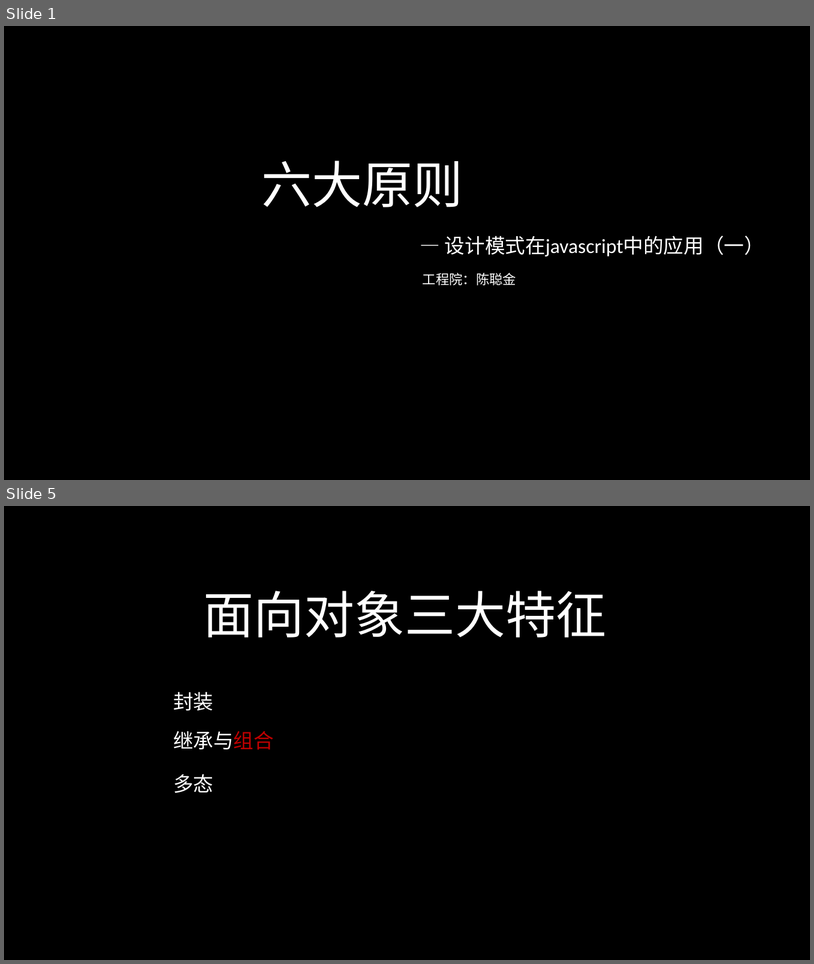
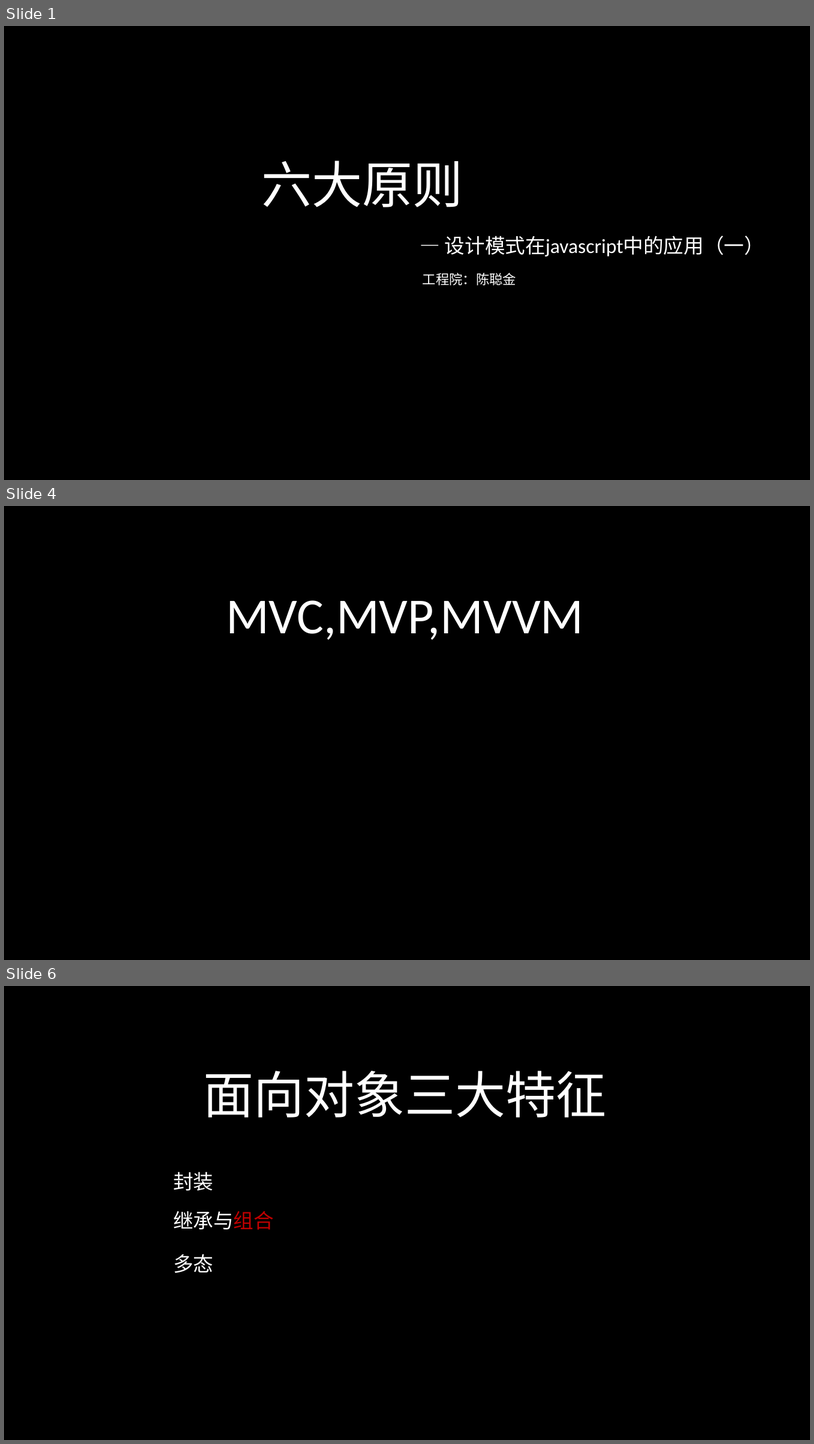
Before and after one commit to 643364103/design, a slide deck: designpattern/ppt/设计模式（一）.pptx. Shown one above the other, each under a label of ours: slides 1 and 5 before the commit, slides 1, 4 and 6 after it; the slides between them are not shown. The pictures are 814x964 and 814x1444 pixels, drawn with LibreOffice and Linux fonts; fonts in the diff are those of the drawing. Boxes give left, top, right and bottom in pixels: in the first picture for what was removed or moved away, otherwise in the second. Text is boxed around its words. In the diff, an @@ line names an element or a change of style, - is before the commit and + after.

```diff
--- a/designpattern/ppt/设计模式（一）.pptx
+++ b/designpattern/ppt/设计模式（一）.pptx
@@ slide 4 added at <box>4,506,810,960</box>, background #000000 @@
@@ text added at <box>226,600,584,640</box>, 60 pt, text #FFFFFF @@
+MVC,MVP,MVVM
@@ what was slide 5 is now slide 6 @@
```
Also in this commit, not shown: 5 slides changed, 1 other slide added, 5 other files.
